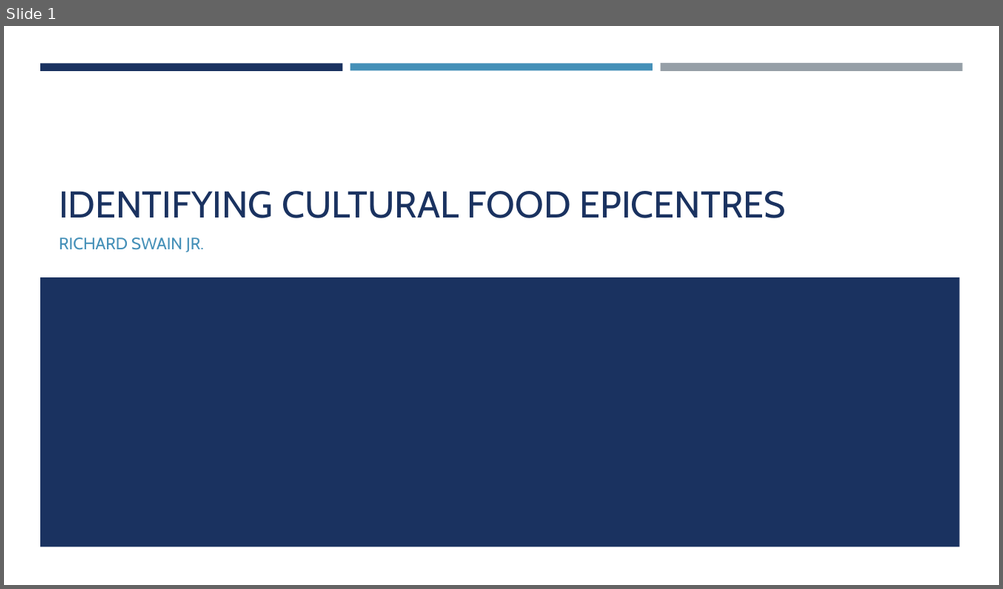
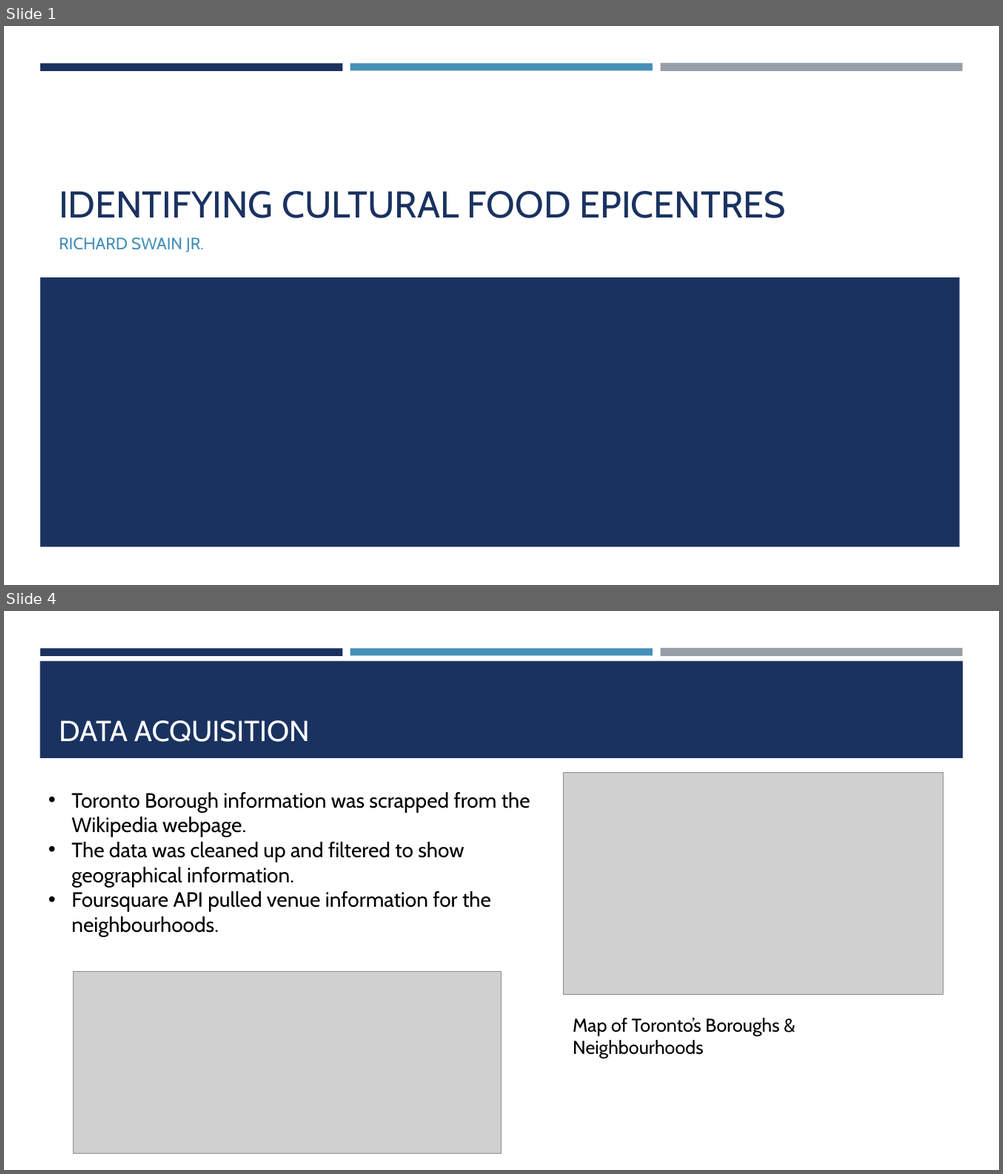
Before and after one commit to Exswain/Neighbourhood-Capstone, a slide deck: Data Science Final Project Presentation.pptx. Shown one above the other, each under a label of ours: slide 1 before the commit, slides 1 and 4 after it; the slides between them are not shown. The pictures are 1003x589 and 1003x1174 pixels, drawn with LibreOffice and Linux fonts; fonts in the diff are those of the drawing; grey boxes stand for pictures. Boxes give left, top, right and bottom in pixels: in the first picture for what was removed or moved away, otherwise in the second. Text is boxed around its words. In the diff, an @@ line names an element or a change of style, - is before the commit and + after.

```diff
--- a/Data Science Final Project Presentation.pptx
+++ b/Data Science Final Project Presentation.pptx
@@ slide 4 added at bbox=[4, 611, 999, 1170], background #FFFFFF; not listed: 3 template elements that a slide beside it also shows @@
@@ rectangle added at bbox=[40, 661, 963, 758], fill #1A3260 @@
@@ title added at bbox=[59, 721, 310, 742], 28 pt, text #FFFFFF @@
+DATA ACQUISITION
@@ picture added at bbox=[563, 773, 943, 995] @@
@@ text added at bbox=[71, 792, 530, 937], 20 pt, text #000000 @@
+• Toronto Borough information was scrapped from the Wikipedia webpage.
+• The data was cleaned up and filtered to show geographical information.
+• Foursquare API pulled venue information for the neighbourhoods.
@@ picture added at bbox=[74, 972, 502, 1154] @@
@@ text added at bbox=[572, 1018, 779, 1059], 18 pt, text #000000 @@
+Map of Toronto’s Boroughs & Neighbourhoods
```
Also in this commit, not shown: 6 other slides added, 1 slide removed, 1 other file.
